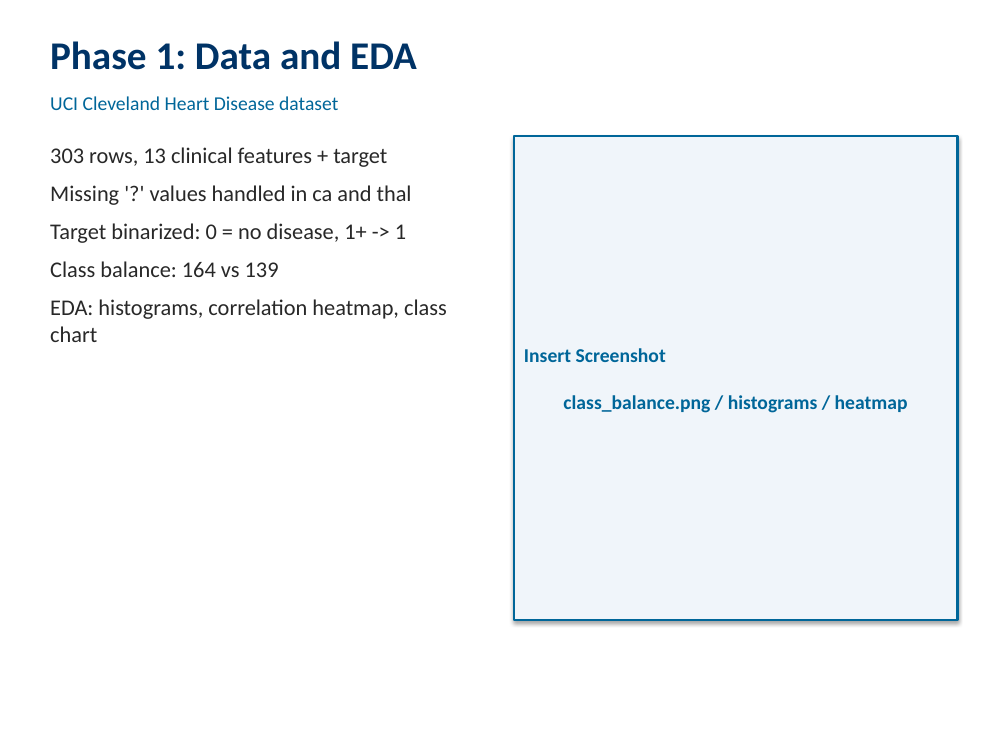
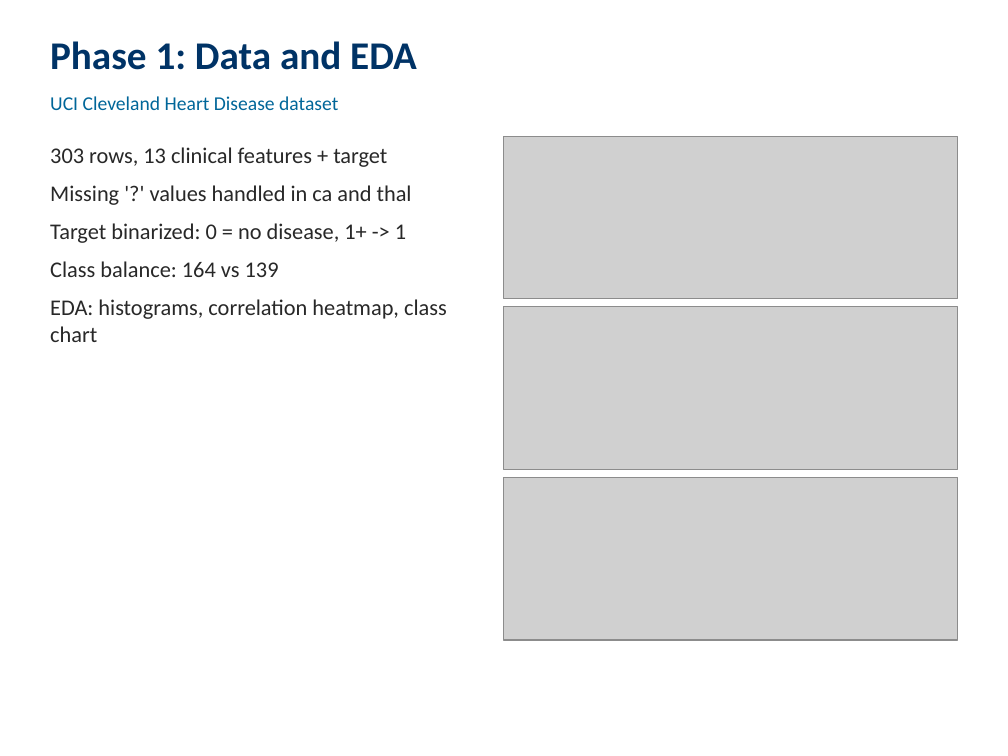
Before and after one commit to srimannarayanbharadwaj/MLOps-Assignment, a slide deck: slide 4 of report/VIDEO_PRESENTATION.pptx. Drawn at 1008x756 pixels with LibreOffice and Linux fonts; fonts in the diff are those of the drawing; grey boxes stand for pictures. Boxes give left, top, right and bottom in pixels: in the first picture for what was removed or moved away, otherwise in the second. Text is boxed around its words. In the diff, an @@ line names an element or a change of style, - is before the commit and + after.

```diff
--- a/report/VIDEO_PRESENTATION.pptx
+++ b/report/VIDEO_PRESENTATION.pptx
@@ picture added at (504, 136, 958, 298) @@
@@ rectangle removed at (514, 136, 958, 620) @@
-Insert Screenshot
-class_balance.png / histograms / heatmap
@@ picture added at (504, 306, 958, 469) @@
@@ picture added at (504, 478, 958, 640) @@
```
Also in this commit, not shown: 10 other slides changed, 2 other files.
